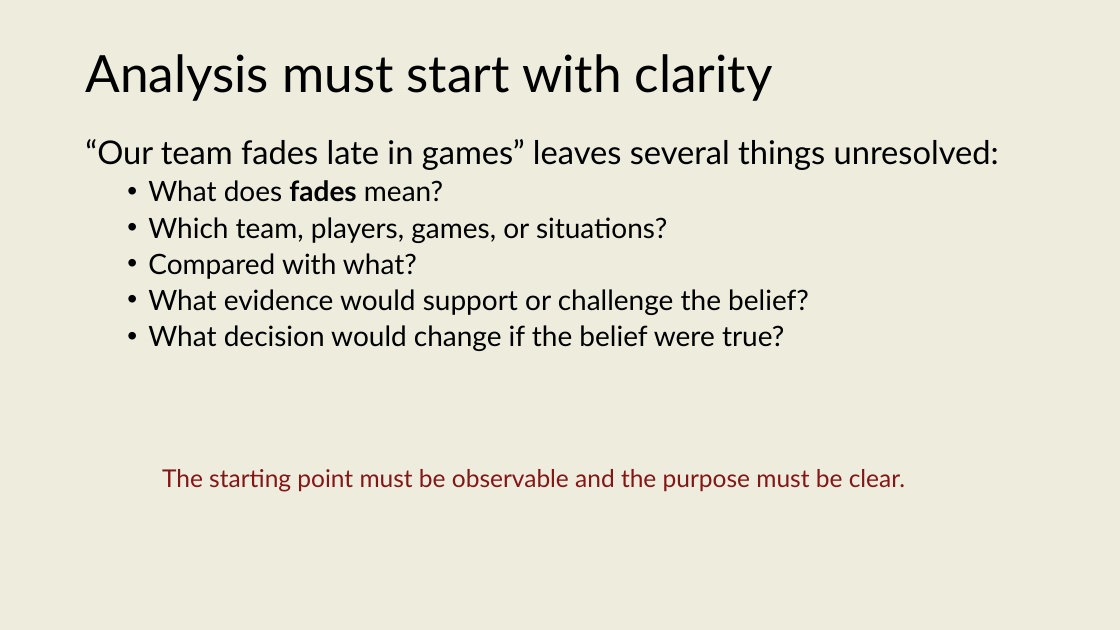
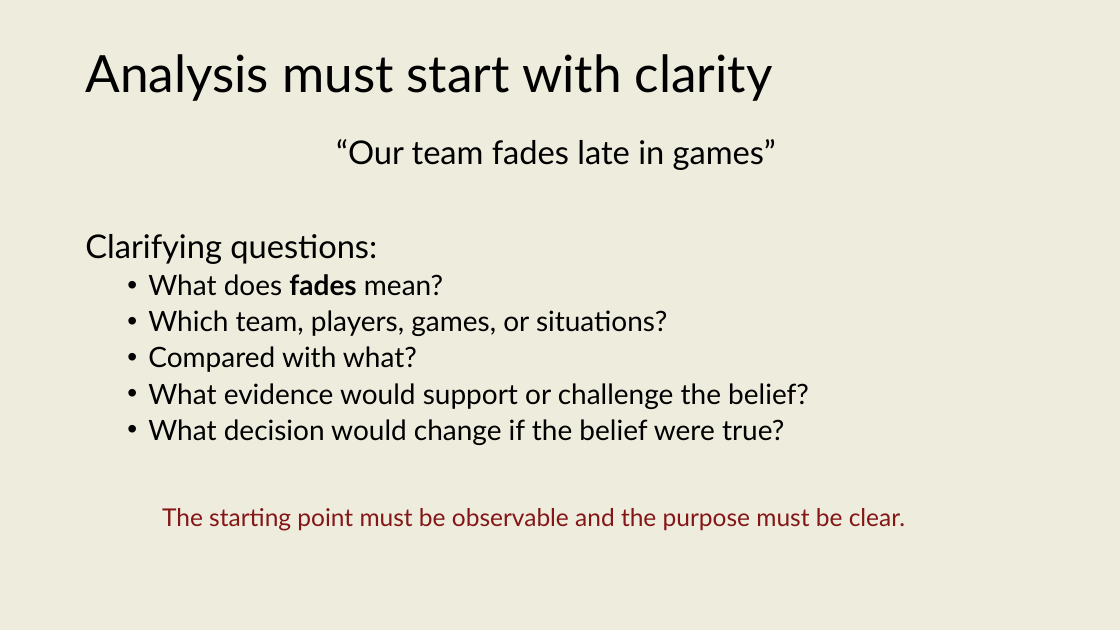
Before and after one commit to onishisaryu/HES-3000-Sports-Data-Analytics, a slide deck: slide 9 of pptx canvas/Lecture3.pptx (slide 3 before the commit). Drawn at 1120x630 pixels with LibreOffice and Linux fonts; fonts in the diff are those of the drawing. Boxes give left, top, right and bottom in pixels: in the first picture for what was removed or moved away, otherwise in the second. Text is boxed around its words. In the diff, an @@ line names an element or a change of style, - is before the commit and + after.

```diff
--- a/pptx canvas/Lecture3.pptx
+++ b/pptx canvas/Lecture3.pptx
@@ text at (85, 139, 776, 264): text changed @@
-“Our team fades late in games” leaves several things unresolved:
+“Our team fades late in games”
+Clarifying questions:
@@ text "The starting point must be ...": place and size @@
-text "The starting point must be ..." at (162, 469, 905, 492)
+text "The starting point must be ..." at (162, 508, 905, 531)
```
Also in this commit, not shown: 10 other slides changed, 3 slides added, 5 slides removed, 4 other files.
